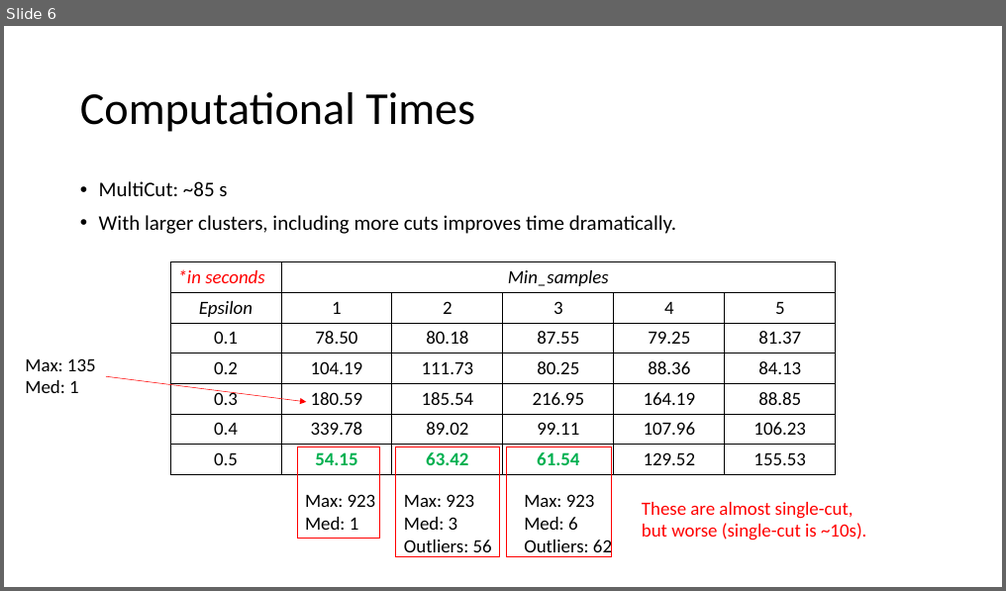
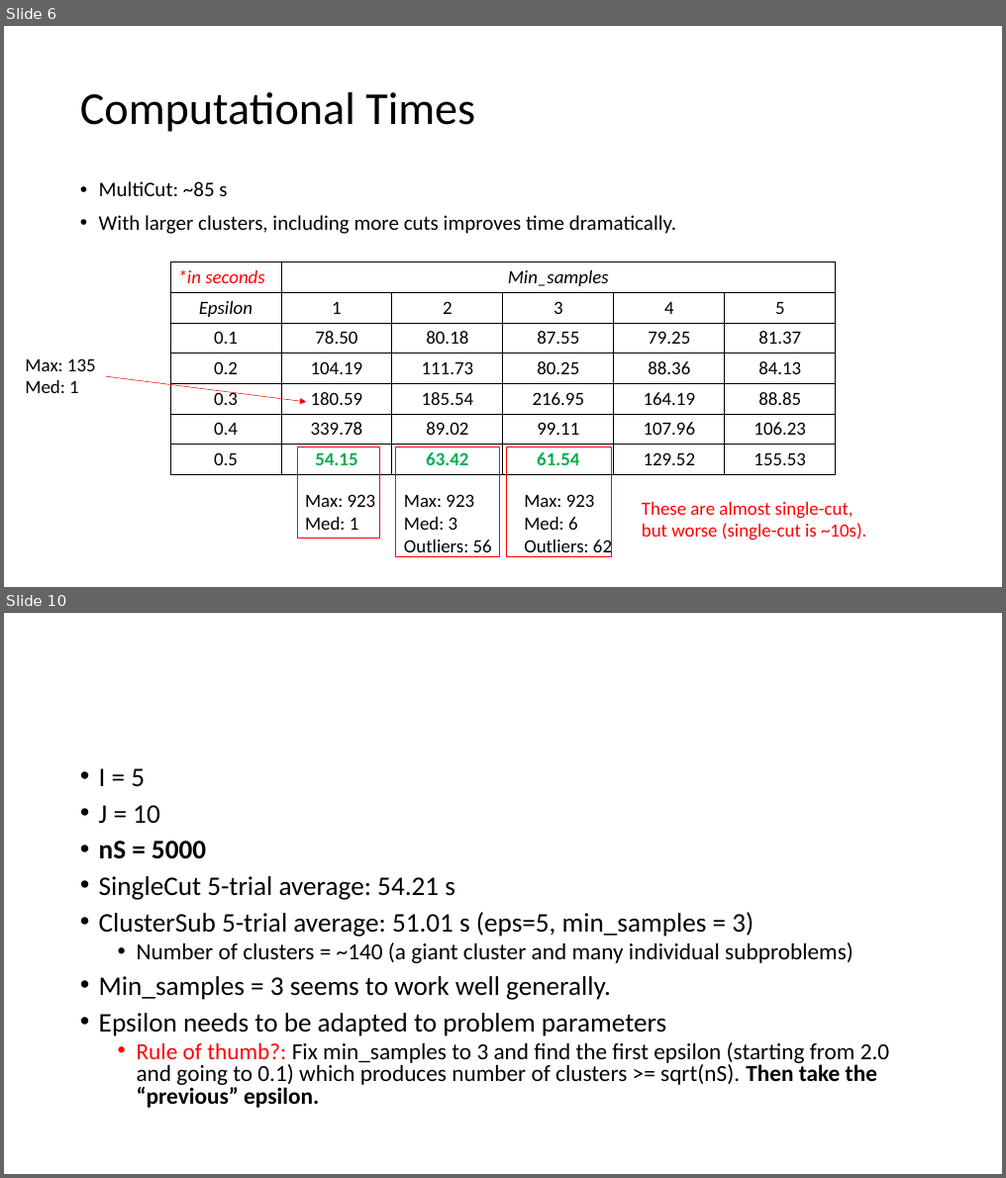
Before and after one commit to parkjan4/SPRO_project, a slide deck: preliminary_results.pptx. Shown one above the other, each under a label of ours: slide 6 before the commit, slides 6 and 10 after it; the slides between them are not shown. The pictures are 1006x591 and 1006x1178 pixels, drawn with LibreOffice and Linux fonts; fonts in the diff are those of the drawing. Boxes give left, top, right and bottom in pixels: in the first picture for what was removed or moved away, otherwise in the second. Text is boxed around its words. In the diff, an @@ line names an element or a change of style, - is before the commit and + after.

```diff
--- a/preliminary_results.pptx
+++ b/preliminary_results.pptx
@@ slide 10 added at bbox=[4, 613, 1002, 1174], background #FFFFFF @@
@@ text added at bbox=[99, 768, 889, 1108], 22.2 pt, text #000000 @@
+• I = 5
+• J = 10
+• nS = 5000
+• SingleCut 5-trial average: 54.21 s
+• ClusterSub 5-trial average: 51.01 s (eps=5, min_samples = 3)
+  • Number of clusters = ~140 (a giant cluster and many individual subproblems)
+• Min_samples = 3 seems to work well generally.
+• Epsilon needs to be adapted to problem parameters
+  • Rule of thumb?: Fix min_samples to 3 and find the first epsilon (starting from 2.0 and going to 0.1) which produces number of clusters >= sqrt(nS). Then take the “previous” epsilon.
```
Also in this commit, not shown: 10 other slides added, 6 other files.
